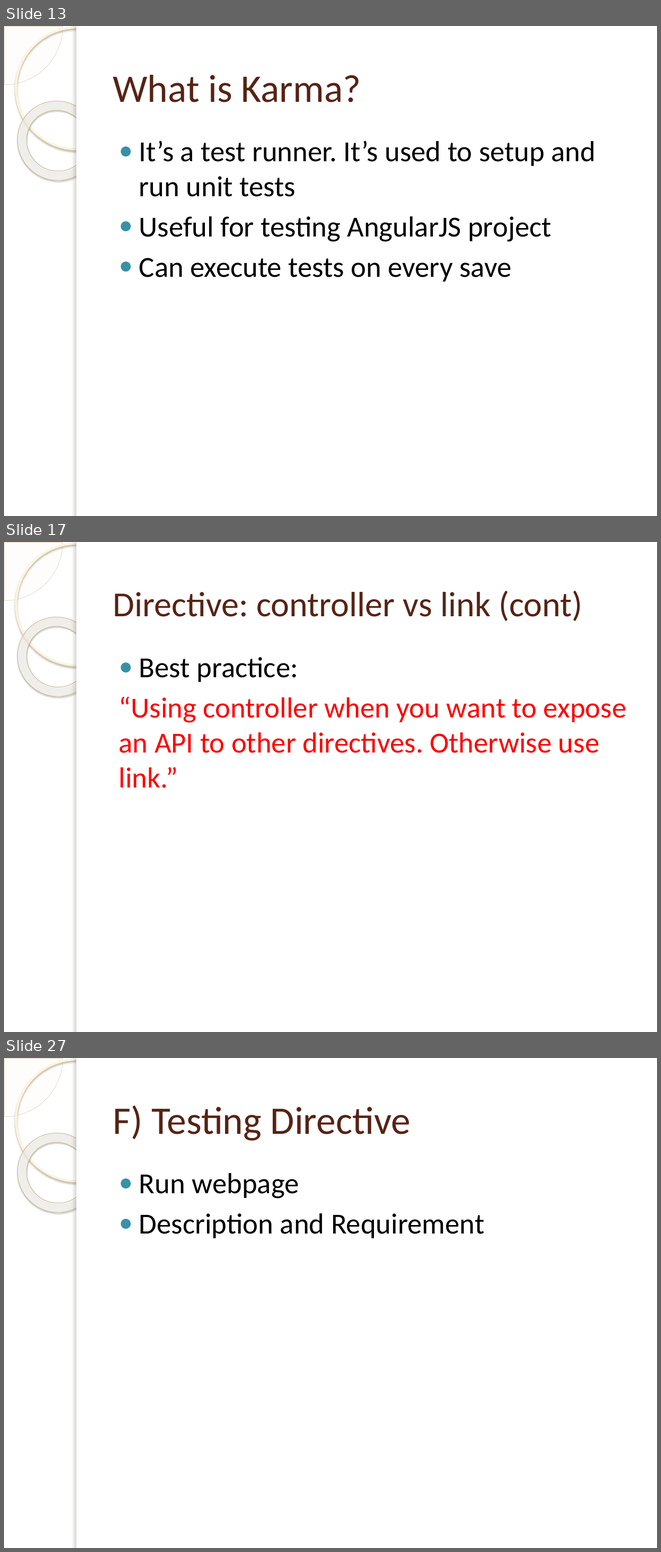
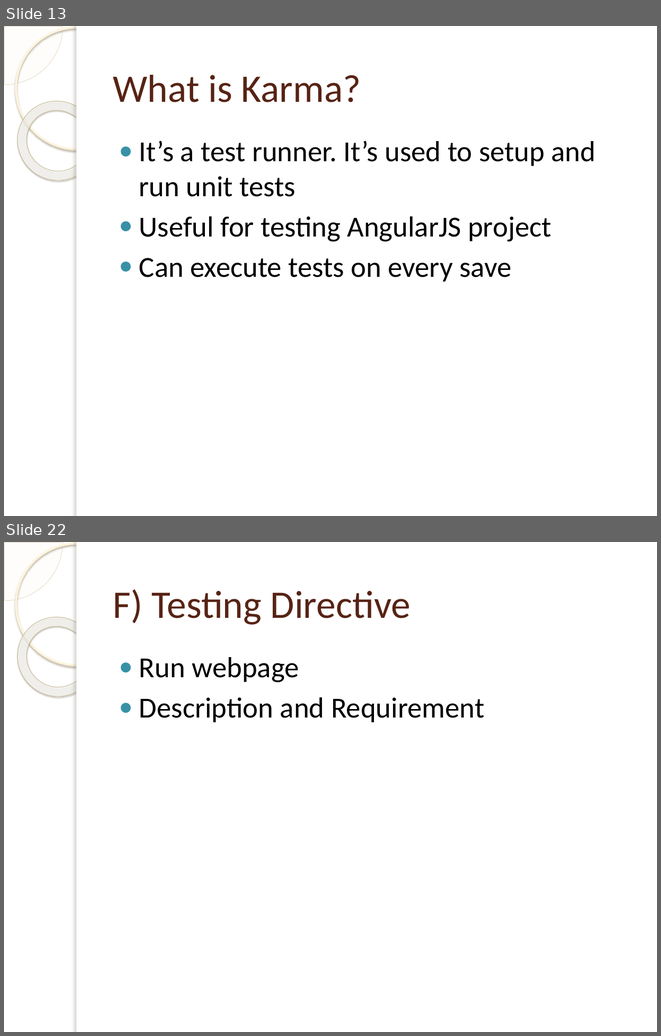
Before and after one commit to xuancong246/documents, a slide deck: Ebooks/AngularJS/Training/UnitTesting/AngularJS-Unit-Testing.pptx. Shown one above the other, each under a label of ours: slides 13, 17 and 27 before the commit, slides 13 and 22 after it; the slides between them are not shown. The pictures are 661x1552 and 661x1036 pixels, drawn with LibreOffice and Linux fonts; fonts in the diff are those of the drawing; background and template pictures are left out. Boxes give left, top, right and bottom in pixels: in the first picture for what was removed or moved away, otherwise in the second. Text is boxed around its words. In the diff, an @@ line names an element or a change of style, - is before the commit and + after.

```diff
--- a/Ebooks/AngularJS/Training/UnitTesting/AngularJS-Unit-Testing.pptx
+++ b/Ebooks/AngularJS/Training/UnitTesting/AngularJS-Unit-Testing.pptx
@@ slide 17 removed at bbox=[4, 542, 657, 1032], background picture (left out); not listed: 5 template elements that a slide beside it also shows @@
@@ title removed at bbox=[113, 590, 583, 621] @@
-Directive: controller vs link (cont)
@@ text removed at bbox=[119, 657, 626, 788] @@
-● Best practice:
-“Using controller when you want to expose an API to other directives. Otherwise use link.”
@@ what was slide 27 is now slide 22 @@
```
Also in this commit, not shown: 5 slides changed, 3 slides added, 7 other slides removed.
